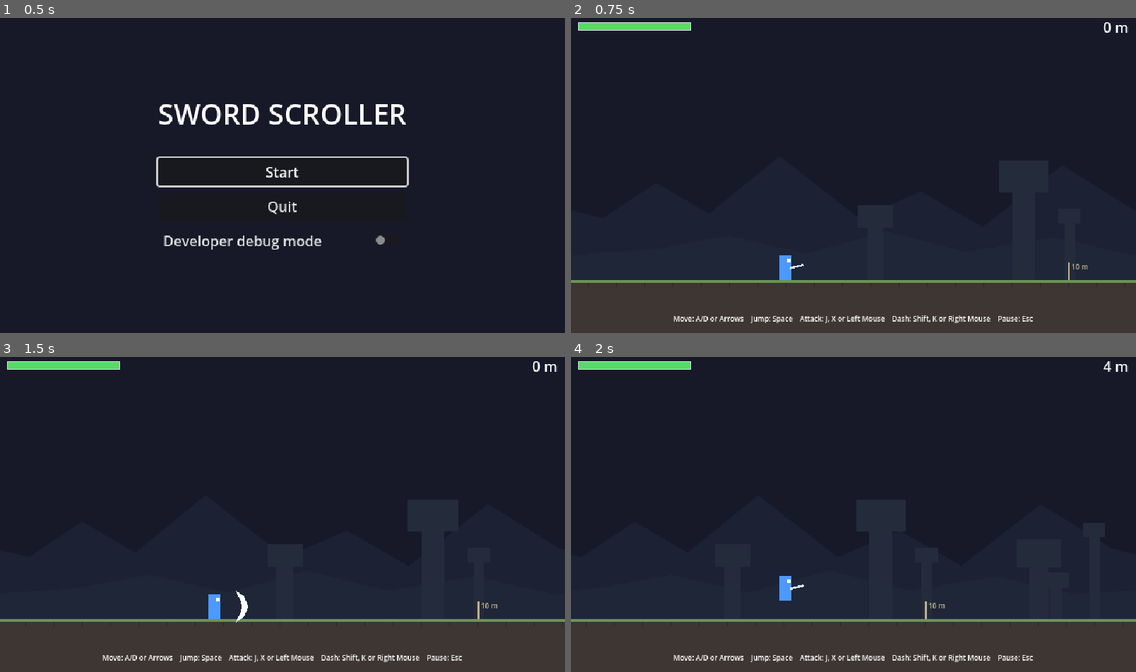
Above: before the commit, frames 1-4 (two rows, left to right).
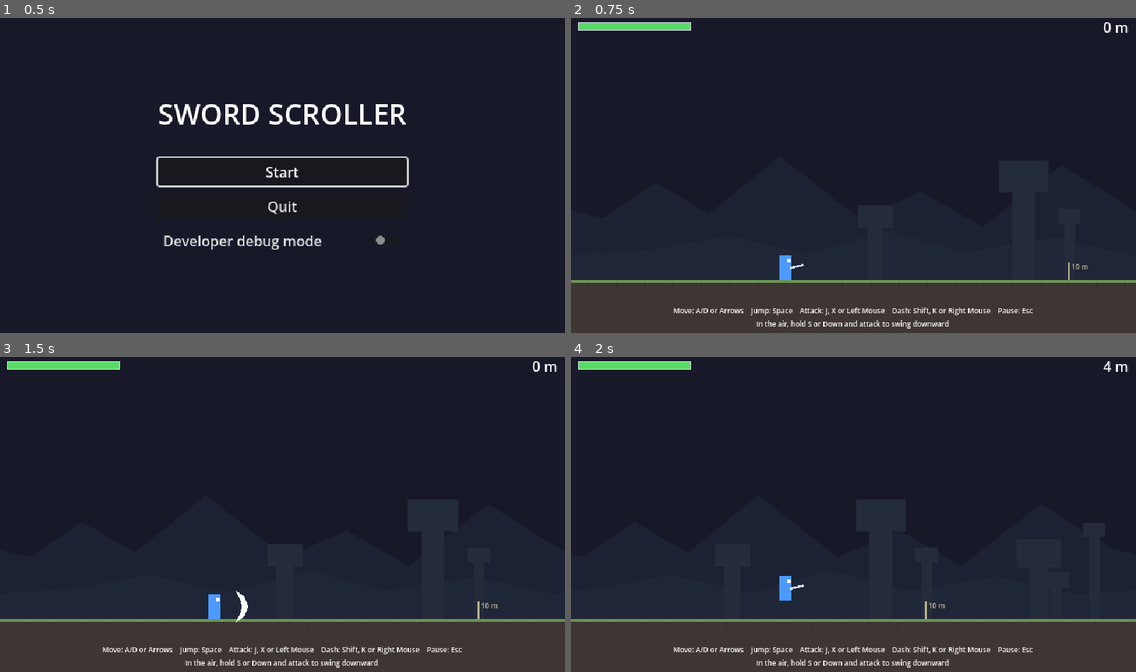
Above: after the commit, the same moments.

Repository: kylebue/sword-scroller
Game: Godot game, scene res://ui/main_menu.tscn
Two runs of this game, one before a commit and one after it. Both use one fixed random seed, a clock stepped at 60 frames per second and the inputs below.
Inputs (mouse positions are in pixels of both pictures, inside the frame that each line leads up to):
- Up to frame 1 (0.5 s): no input
- Up to frame 2 (0.75 s): click "Start" at 0.5 s
- Up to frame 3 (1.5 s): tap Enter at 1.25 s; move the mouse to (406, 498) at 1.27 s; hold D (move_right) from 1.28 s (still down); hold J (attack) from 1.28 s (still down); click (406, 498) at 1.42 s
- Up to frame 4 (2 s): keep holding D (move_right); keep holding J (attack); tap Space (jump) at 1.52, 1.82 s; tap Shift (dash) at 1.55 s

Frame 1 is identical in both runs. In frame 2, 1.5% of the frame differs, in the area x 18-82%, y 91-99%; in frame 3, 1.5%; in frame 4, 1.5%.

Commit message:
Add downward air swing with bounce, and enemy anti-air attacks
Hold down and attack in the air to swing below the player. A hit bounces
the player back up (height is tunable, 0 disables) and restores the air
dash. Downward swings can chain, end on landing, and cut projectiles.

So that bouncing on heads is not a free win:
- Grunts swing upward (with the usual wind-up) at a player overhead
- The boss leaps at a player above it, and its body now hurts mid-leap

Grunt swings now show a swipe effect covering the area they hit.

Co-Authored-By: Claude Fable 5.2 <noreply@anthropic.com>
Claude-Session: https://claude.ai/code/session_0121LV5JSeRAMzWnWqfKbYjy

Diff:
--- a/debug/debug_tools.tscn
+++ b/debug/debug_tools.tscn
@@ -13,9 +13,9 @@
 [node name="InfoLabel" type="Label" parent="CanvasLayer"]
 unique_name_in_owner = true
 offset_left = 8.0
-offset_top = 322.0
+offset_top = 306.0
 offset_right = 632.0
-offset_bottom = 336.0
+offset_bottom = 320.0
 theme_override_colors/font_color = Color(1, 1, 0.5, 1)
 theme_override_colors/font_outline_color = Color(0, 0, 0, 1)
 theme_override_constants/outline_size = 3
--- a/enemies/boss.gd
+++ b/enemies/boss.gd
@@ -6,7 +6,10 @@
 ##   SLAM   - big swing covering itself and the space in front of it.
 ##            Back away or get fully behind it.
 ##   CHARGE - runs across the arena. Jump over it. It stuns itself on the wall.
-##   LEAP   - jumps to where the player is standing. Move out from under it.
+##   LEAP   - jumps to where the player is standing. Its body hurts in the
+##            air and the landing hurts on the ground. Move out from under
+##            it. It also does this if the player is above it, so nobody can
+##            sit on its head bouncing with downward swings.
 
 enum State {
 	ENTER, IDLE,
@@ -126,6 +129,7 @@
 
 		State.LEAP:
 			velocity.x = _leap_speed_x
+			_try_to_hit(body_hitbox, leap_damage)
 			if _state_time > 0.1 and is_on_floor():
 				GameFeel.shake(7.0)
 				_set_state(State.LAND)
@@ -147,7 +151,7 @@
 	match state:
 		State.SLAM:
 			return [slam_hitbox]
-		State.CHARGE:
+		State.CHARGE, State.LEAP:
 			return [body_hitbox]
 		State.LAND:
 			return [land_hitbox]
@@ -156,7 +160,10 @@
 
 func _choose_attack() -> void:
 	var roll := randf()
-	if absf(distance_to_player()) <= slam_range:
+	var player_is_above := global_position.y - player.global_position.y > 40.0
+	if player_is_above and absf(distance_to_player()) <= slam_range:
+		_set_state(State.LEAP_WINDUP)
+	elif absf(distance_to_player()) <= slam_range:
 		_set_state(State.SLAM_WINDUP if roll < 0.65 else State.LEAP_WINDUP)
 	else:
 		_set_state(State.CHARGE_WINDUP if roll < 0.55 else State.LEAP_WINDUP)
--- a/enemies/grunt.gd
+++ b/enemies/grunt.gd
@@ -1,6 +1,7 @@
 extends Enemy
 ## Basic melee enemy. Walks up to the player, winds up (a clear warning),
-## then swings. Hitting it during the wind-up cancels its attack, unless it
+## then swings. If the player is overhead (jumping over it, or bouncing on
+## its head with downward swings) it swings upward instead. Hitting it during the wind-up cancels its attack, unless it
 ## was staggered very recently (see stagger_cooldown in enemy.gd).
 
 enum State { CHASE, WINDUP, STRIKE, RECOVER }
@@ -19,13 +20,17 @@
 var state := State.CHASE
 var _state_time := 0.0
 var _has_hit := false
+## True when the current attack is the upward swing.
+var _striking_up := false
 ## A little randomness per grunt so groups do not stack perfectly.
 var _speed_variation := randf_range(0.85, 1.15)
 var _range_variation := randf_range(0.75, 1.0)
 
 @onready var body: Polygon2D = $Visuals/Body
 @onready var weapon: Polygon2D = $Visuals/Weapon
+@onready var swipe: Polygon2D = $Visuals/Swipe
 @onready var attack_hitbox: Area2D = $AttackHitbox
+@onready var up_hitbox: Area2D = $UpHitbox
 @onready var _body_color: Color = body.color
 
 
@@ -35,11 +40,11 @@
 		State.CHASE:
 			face_player()
 			var in_range := absf(distance_to_player()) <= attack_range * _range_variation
-			var same_height := absf(player.global_position.y - global_position.y) < 40.0
-			if in_range and same_height:
+			if in_range:
+				# How far the player is above this grunt, in pixels.
+				var height_above := global_position.y - player.global_position.y
+				_striking_up = height_above >= 40.0
 				_set_state(State.WINDUP)
-			elif in_range:
-				velocity.x = 0.0
 			else:
 				velocity.x = facing * move_speed * speed_multiplier * _speed_variation
 		State.WINDUP:
@@ -49,8 +54,10 @@
 		State.STRIKE:
 			# Step into the swing, but do not walk straight through the player.
 			var has_room := absf(distance_to_player()) > 14.0
-			velocity.x = facing * strike_lunge_speed if has_room else 0.0
-			if not _has_hit and attack_hitbox.overlaps_body(player):
+			var lunges := has_room and not _striking_up
+			velocity.x = facing * strike_lunge_speed if lunges else 0.0
+			var hitbox := up_hitbox if _striking_up else attack_hitbox
+			if not _has_hit and hitbox.overlaps_body(player):
 				_has_hit = player.take_damage(attack_damage * damage_multiplier, global_position.x)
 			if _state_time >= strike_time:
 				_set_state(State.RECOVER)
@@ -63,7 +70,7 @@
 ## The hitboxes that can deal damage right now (used by the debug overlay).
 func get_active_hitboxes() -> Array[Area2D]:
 	if state == State.STRIKE:
-		return [attack_hitbox]
+		return [up_hitbox if _striking_up else attack_hitbox]
 	return []
 
 
@@ -87,10 +94,21 @@
 			weapon.rotation = deg_to_rad(110.0)
 		State.STRIKE:
 			body.color = Color(1.0, 1.0, 1.0)
-			weapon.rotation = deg_to_rad(-20.0)
+			weapon.rotation = deg_to_rad(-90.0 if _striking_up else -20.0)
 		State.RECOVER:
 			body.color = _body_color.darkened(0.35)
-			weapon.rotation = deg_to_rad(-20.0)
+			weapon.rotation = deg_to_rad(-90.0 if _striking_up else -20.0)
 		_:
 			body.color = _body_color
 			weapon.rotation = deg_to_rad(40.0)
+
+	# Show where the swing hits: in front, or above for the upward swing.
+	swipe.visible = state == State.STRIKE or (state == State.RECOVER and _state_time < 0.06)
+	if _striking_up:
+		swipe.position = Vector2(0.0, -30.0)
+		swipe.rotation = -PI / 2.0
+		swipe.scale = Vector2(1.5, 1.5)
+	else:
+		swipe.position = Vector2(14.0, -13.0)
+		swipe.rotation = 0.0
+		swipe.scale = Vector2.ONE
--- a/enemies/grunt.tscn
+++ b/enemies/grunt.tscn
@@ -9,6 +9,9 @@
 
 [sub_resource type="RectangleShape2D" id="shape_attack"]
 size = Vector2(30, 26)
+
+[sub_resource type="RectangleShape2D" id="shape_up"]
+size = Vector2(30, 48)
 
 [node name="Grunt" type="CharacterBody2D" groups=["offscreen_cleanup"]]
 collision_layer = 4
@@ -37,6 +40,12 @@
 color = Color(0.55, 0.45, 0.35, 1)
 polygon = PackedVector2Array(0, -2, 16, -3, 16, 3, 0, 2)
 
+[node name="Swipe" type="Polygon2D" parent="Visuals"]
+visible = false
+position = Vector2(14, -13)
+color = Color(1, 0.6, 0.35, 1)
+polygon = PackedVector2Array(8, -14, 17, -9, 21, 0, 17, 9, 8, 14, 13, 6, 15, 0, 13, -6)
+
 [node name="AttackHitbox" type="Area2D" parent="."]
 position = Vector2(20, -13)
 collision_layer = 0
@@ -46,3 +55,13 @@
 [node name="CollisionShape2D" type="CollisionShape2D" parent="AttackHitbox"]
 shape = SubResource("shape_attack")
 debug_color = Color(1, 0.2, 0.2, 0.25)
+
+[node name="UpHitbox" type="Area2D" parent="."]
+position = Vector2(0, -50)
+collision_layer = 0
+collision_mask = 2
+monitorable = false
+
+[node name="CollisionShape2D" type="CollisionShape2D" parent="UpHitbox"]
+shape = SubResource("shape_up")
+debug_color = Color(1, 0.2, 0.2, 0.25)
--- a/player/player.gd
+++ b/player/player.gd
@@ -15,11 +15,16 @@
 ##    recovery, so mashing attack flows instead of waiting on animations.
 ##  - Dash cancelling: a dash can interrupt a sword swing at any time, so
 ##    you are never stuck in an attack when you need to get away.
+##  - Downward swing: hold down and attack in the air to swing below you.
+##    Landing a hit bounces you back up and gives your air dash back.
 
 signal health_changed(current: float, maximum: float)
 signal died
 
 enum State { NORMAL, DASH, HURT, DEAD }
+
+## What kind of sword swing is in progress, if any.
+enum Swing { NONE, COMBO, DOWN }
 
 ## The sword combo. Each entry is one swing. All times are in seconds.
 ##   startup   - delay between pressing attack and the blade being able to hit
@@ -49,6 +54,15 @@
 	},
 ]
 
+## The downward swing (hold down + attack in the air). It uses the same
+## fields as the ATTACKS entries above, and has a longer `active` time so it
+## is easier to land while falling.
+const DOWN_SWING: Dictionary = {
+	"startup": 0.033, "active": 0.15, "recovery": 0.12,
+	"damage": 12.0, "knockback": 0.0, "lunge": 0.0,
+	"hitstop": 0.05, "shake": 2.0,
+}
+
 ## Half the width of the collision shape. Used to keep the player on screen.
 const HALF_WIDTH := 6.0
 
@@ -104,6 +118,9 @@
 @export var combo_reset_time := 0.35
 ## Movement speed multiplier while recovering from a ground swing.
 @export var attack_move_multiplier := 0.5
+## How high (in pixels) you bounce when a downward swing hits something.
+## Set to 0 for no bounce.
+@export var down_swing_bounce_height := 40.0
 ## How long you lose control after being hit.
 @export var hurt_time := 0.22
 ## How long you cannot be hit again after being hit.
@@ -138,8 +155,10 @@
 var _dash_direction := 1
 var _air_dashes_left := 0
 
-## Which entry of ATTACKS is being performed. -1 means "not attacking".
-var _attack_index := -1
+## The kind of swing in progress. Swing.NONE means "not attacking".
+var _swing := Swing.NONE
+## Which entry of ATTACKS is being performed (only used by combo swings).
+var _attack_index := 0
 ## Seconds since the current swing started.
 var _attack_time := 0.0
 ## Which swing the next attack press will start.
@@ -152,9 +171,11 @@
 @onready var sword: Polygon2D = $Visuals/Sword
 @onready var slash: Polygon2D = $Visuals/Slash
 @onready var sword_hitbox: Area2D = $SwordHitbox
+@onready var down_hitbox: Area2D = $DownHitbox
 @onready var close_range_sensor: Area2D = $CloseRangeSensor
 @onready var camera := get_tree().get_first_node_in_group("camera") as GameCamera
 @onready var _body_color: Color = body.color
+@onready var _slash_position: Vector2 = slash.position
 
 
 func _ready() -> void:
@@ -195,17 +216,17 @@
 
 
 func is_attacking() -> bool:
-	return _attack_index >= 0
+	return _swing != Swing.NONE
 
 
 ## The hitboxes that can deal damage right now (used by the debug overlay).
 func get_active_hitboxes() -> Array[Area2D]:
 	if is_attacking():
-		var attack := ATTACKS[_attack_index]
+		var attack := _get_attack()
 		var active_start: float = attack["startup"]
 		var active_end: float = active_start + attack["active"]
 		if _attack_time >= active_start and _attack_time < active_end:
-			return [sword_hitbox]
+			return [down_hitbox if _swing == Swing.DOWN else sword_hitbox]
 	return []
 
 
@@ -216,7 +237,7 @@
 		return false
 	health = maxf(health - amount, 0.0)
 	health_changed.emit(health, max_health)
-	_attack_index = -1
+	_swing = Swing.NONE
 	_combo_step = 0
 	_is_jumping = false
 	var away := 1.0 if global_position.x >= from_x else -1.0
@@ -258,7 +279,7 @@
 		_process_dash(delta)  # Start moving on this very frame.
 		return
 
-	_update_attack(delta, input_dir)
+	_update_attack(delta, input_dir, on_floor)
 
 	# Facing is locked during a swing; each new swing can pick a new direction.
 	if not is_attacking() and input_dir != 0.0:
@@ -312,7 +333,7 @@
 	if not on_floor:
 		_air_dashes_left -= 1
 	# Dashing cancels whatever swing was in progress.
-	_attack_index = -1
+	_swing = Swing.NONE
 	_combo_step = 0
 	_is_jumping = false
 
@@ -338,14 +359,25 @@
 
 # --- Sword combo -------------------------------------------------------------
 
-func _update_attack(delta: float, input_dir: float) -> void:
+func _update_attack(delta: float, input_dir: float, on_floor: bool) -> void:
+	# Holding down while attacking in the air swings downward instead.
+	var wants_down_swing := not on_floor and Input.is_action_pressed("move_down")
+
+	# Landing ends a downward swing straight away, so you can act at once.
+	if _swing == Swing.DOWN and on_floor:
+		_swing = Swing.NONE
+		_combo_step = 0
+
 	if not is_attacking():
 		if _attack_buffer_timer > 0.0:
-			_start_attack(_combo_step if _combo_timer > 0.0 else 0, input_dir)
+			if wants_down_swing:
+				_start_down_swing()
+			else:
+				_start_attack(_combo_step if _combo_timer > 0.0 else 0, input_dir)
 		return
 
 	_attack_time += delta
-	var attack := ATTACKS[_attack_index]
+	var attack := _get_attack()
 	var active_start: float = attack["startup"]
 	var active_end: float = active_start + attack["active"]
 	var attack_end: float = active_end + attack["recovery"]
@@ -353,17 +385,31 @@
 	if _attack_time >= active_start and _attack_time < active_end:
 		_hit_with_sword(attack)
 
-	var is_last_swing := _attack_index == ATTACKS.size() - 1
-	if _attack_time >= active_end and _attack_buffer_timer > 0.0 and not is_last_swing:
+	# Every swing except the combo finisher can be cancelled into another
+	# swing. For downward swings this is what lets you bounce on an enemy
+	# again and again without needing perfect timing.
+	var can_chain := _swing == Swing.DOWN or _attack_index < ATTACKS.size() - 1
+	if _attack_time >= active_end and _attack_buffer_timer > 0.0 and can_chain:
 		# Combo cancel: skip the rest of the recovery and swing again.
-		_start_attack(_attack_index + 1, input_dir)
+		if wants_down_swing:
+			_start_down_swing()
+		else:
+			_start_attack(_attack_index + 1 if _swing == Swing.COMBO else 0, input_dir)
 	elif _attack_time >= attack_end:
-		_combo_step = (_attack_index + 1) % ATTACKS.size()
+		# A finished combo swing leads on to the next one; a downward swing
+		# starts the combo over.
+		_combo_step = (_attack_index + 1) % ATTACKS.size() if _swing == Swing.COMBO else 0
 		_combo_timer = combo_reset_time
-		_attack_index = -1
+		_swing = Swing.NONE
+
+
+## The data for the swing in progress.
+func _get_attack() -> Dictionary:
+	return DOWN_SWING if _swing == Swing.DOWN else ATTACKS[_attack_index]
 
 
 func _start_attack(index: int, input_dir: float) -> void:
+	_swing = Swing.COMBO
 	_attack_index = index
 	_attack_time = 0.0
 	_attack_buffer_timer = 0.0
@@ -374,9 +420,16 @@
 		_set_facing(int(input_dir))
 
 
+func _start_down_swing() -> void:
+	_swing = Swing.DOWN
+	_attack_time = 0.0
+	_attack_buffer_timer = 0.0
+	_already_hit.clear()
+
+
 ## Target horizontal speed while swinging on the ground.
 func _get_ground_attack_speed(input_dir: float) -> float:
-	var attack := ATTACKS[_attack_index]
+	var attack := _get_attack()
 	var lunge_end: float = attack["startup"] + attack["active"]
 	if _attack_time < lunge_end:
 		# Step forward with the swing, unless the player is holding back or
@@ -390,9 +443,10 @@
 
 
 func _hit_with_sword(attack: Dictionary) -> void:
+	var hitbox := down_hitbox if _swing == Swing.DOWN else sword_hitbox
 	var hit_something := false
 	# Enemies are physics bodies...
-	for target in sword_hitbox.get_overlapping_bodies():
+	for target in hitbox.get_overlapping_bodies():
 		if target in _already_hit or not target.has_method("take_damage"):
 			continue
 		_already_hit.append(target)
@@ -400,7 +454,7 @@
 		target.take_damage(attack["damage"], knockback)
 		hit_something = true
 	# ...and enemy projectiles are areas, which the sword can destroy.
-	for target in sword_hitbox.get_overlapping_areas():
+	for target in hitbox.get_overlapping_areas():
 		if target in _already_hit or not target.has_method("on_sword_hit"):
 			continue
 		_already_hit.append(target)
@@ -409,6 +463,17 @@
 	if hit_something:
 		GameFeel.hitstop(attack["hitstop"])
 		GameFeel.shake(attack["shake"])
+		if _swing == Swing.DOWN and down_swing_bounce_height > 0.0:
+			_bounce()
+
+
+## Pops the player back up after a downward swing connects.
+func _bounce() -> void:
+	# The launch speed needed to rise exactly `down_swing_bounce_height`.
+	velocity.y = -sqrt(2.0 * _gravity * down_swing_bounce_height)
+	# Not a held jump, so letting go of the jump button must not cut it short.
+	_is_jumping = false
+	_air_dashes_left = air_dashes
 
 
 # --- Helpers -----------------------------------------------------------------
@@ -455,16 +520,24 @@
 
 	var slash_visible := false
 	if is_attacking():
-		var attack := ATTACKS[_attack_index]
+		var attack := _get_attack()
 		var active_start: float = attack["startup"]
 		# Keep the slash on screen slightly longer than it can hit so it reads.
 		var slash_end: float = active_start + attack["active"] + 0.04
 		slash_visible = _attack_time >= active_start and _attack_time < slash_end
-		# Alternate the slash direction per swing; the finisher is bigger.
-		match _attack_index:
-			0: slash.scale = Vector2(1.0, 1.0)
-			1: slash.scale = Vector2(1.0, -1.0)
-			_: slash.scale = Vector2(1.3, 1.3)
+		if _swing == Swing.DOWN:
+			# Point the slash straight down, underneath the player.
+			slash.position = Vector2(0.0, -4.0)
+			slash.rotation = PI / 2.0
+			slash.scale = Vector2(1.2, 1.2)
+		else:
+			slash.position = _slash_position
+			slash.rotation = 0.0
+			# Alternate the slash direction per swing; the finisher is bigger.
+			match _attack_index:
+				0: slash.scale = Vector2(1.0, 1.0)
+				1: slash.scale = Vector2(1.0, -1.0)
+				_: slash.scale = Vector2(1.3, 1.3)
 	slash.visible = slash_visible
 	sword.visible = not is_attacking()
 
--- a/player/player.tscn
+++ b/player/player.tscn
@@ -7,6 +7,9 @@
 
 [sub_resource type="RectangleShape2D" id="shape_sword"]
 size = Vector2(46, 34)
+
+[sub_resource type="RectangleShape2D" id="shape_down"]
+size = Vector2(36, 32)
 
 [sub_resource type="RectangleShape2D" id="shape_close"]
 size = Vector2(16, 24)
@@ -47,6 +50,16 @@
 shape = SubResource("shape_sword")
 debug_color = Color(1, 0.9, 0.2, 0.25)
 
+[node name="DownHitbox" type="Area2D" parent="."]
+position = Vector2(0, 6)
+collision_layer = 0
+collision_mask = 12
+monitorable = false
+
+[node name="CollisionShape2D" type="CollisionShape2D" parent="DownHitbox"]
+shape = SubResource("shape_down")
+debug_color = Color(1, 0.9, 0.2, 0.25)
+
 [node name="CloseRangeSensor" type="Area2D" parent="."]
 position = Vector2(12, -14)
 collision_layer = 0
--- a/project.godot
+++ b/project.godot
@@ -84,6 +84,14 @@
 , Object(InputEventKey,"resource_local_to_scene":false,"resource_name":"","device":-1,"window_id":0,"alt_pressed":false …(181 unchanged characters)…
 ]
 }
+move_down={
+"deadzone": 0.5,
+"events": Array[InputEvent]([Object(InputEventKey,"resource_local_to_scene":false,"resource_name":"","device":-1,"window_id":0,"alt_pressed":false,"shift_pressed":false,"ctrl_pressed":false,"meta_pressed":false,"pressed":false,"keycode":0,"physical_keycode":83,"key_label":0,"unicode":0,"location":0,"echo":false,"script":null)
+, Object(InputEventKey,"resource_local_to_scene":false,"resource_name":"","device":-1,"window_id":0,"alt_pressed":false,"shift_pressed":false,"ctrl_pressed":false,"meta_pressed":false,"pressed":false,"keycode":0,"physical_keycode":4194322,"key_label":0,"unicode":0,"location":0,"echo":false,"script":null)
+, Object(InputEventJoypadButton,"resource_local_to_scene":false,"resource_name":"","device":-1,"button_index":12,"pressure":0.0,"pressed":false,"script":null)
+, Object(InputEventJoypadMotion,"resource_local_to_scene":false,"resource_name":"","device":-1,"axis":1,"axis_value":1.0,"script":null)
+])
+}
 
 [layer_names]
 
--- a/ui/hud.tscn
+++ b/ui/hud.tscn
@@ -113,12 +113,13 @@
 anchor_top = 1.0
 anchor_right = 1.0
 anchor_bottom = 1.0
-offset_top = -22.0
-offset_bottom = -6.0
+offset_top = -30.0
+offset_bottom = -4.0
 grow_horizontal = 2
 grow_vertical = 0
 theme_override_font_sizes/font_size = 8
-text = "Move: A/D or Arrows    Jump: Space    Attack: J, X or Left Mouse    Dash: Shift, K or Right Mouse    Pause: Esc"
+text = "Move: A/D or Arrows    Jump: Space    Attack: J, X or Left Mouse    Dash: Shift, K or Right Mouse    Pause: Esc
+In the air, hold S or Down and attack to swing downward"
 horizontal_alignment = 1
 
 [node name="PauseMenu" type="CenterContainer" parent="."]
